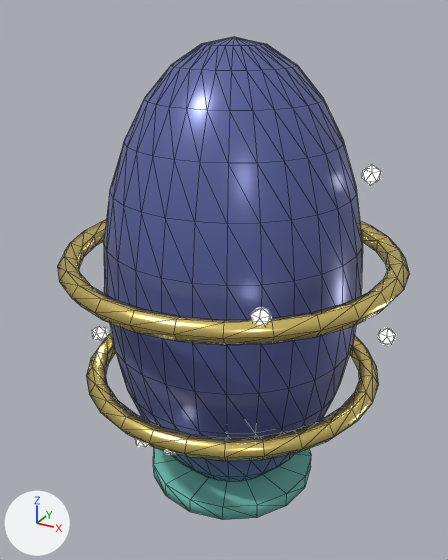
What one commit did to the glTF model public/assets/models/eggs/egg_deepsea_09.glb.
Both versions are drawn from a 50 mm lens placed at (0.654, -1.233, 1.177), pointed at (-0.019, -0.01, 0.565). Arrows for +X, +Y and +Z are at lower left; the lights stay in place. The first picture is the older version. Mesh edges are drawn as thin lines. Vertices at exactly the same position are counted once.

Names of what the first picture shows: 'ball'.
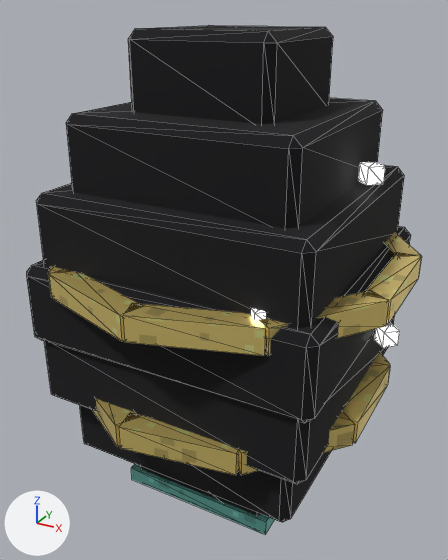
Boxes [x1, y1, x2, y2] around the edits, measured in the pictures (448 x 560 px):
```json
{"object": "ball", "change": "surface changed, reshaped, moved, rescaled", "before": [57, 37, 410, 520], "after": [27, 25, 421, 534], "on screen": "12% wider"}
{"part": 1, "of": "me_ball", "change": "added", "after": [339, 362, 390, 443], "on screen": "yellow"}
{"part": 2, "of": "me_ball", "change": "added", "after": [363, 252, 421, 325], "on screen": "yellow"}
{"part": 3, "of": "me_ball", "change": "added", "after": [131, 464, 275, 534], "on screen": "cyan"}
{"part": 4, "of": "me_ball", "change": "rebuilt", "before": [104, 37, 363, 482], "after": [128, 25, 333, 124]}
{"part": 5, "of": "me_ball", "change": "deleted", "before": [57, 165, 410, 520]}
{"part": 6, "of": "me_ball", "change": "added", "after": [27, 98, 421, 522]}
```

Edits to the scene script, one JSON object a line:
```json
{"op": "add", "block": "img_px3", "code": ["img_px3 = load_image('px3', '_unpacked/px3', 16, 16, 'sRGB')"]}
{"op": "remove", "block": "mat_m3", "code": "mat_m3.base_color = (1.0, 0.78, 0.25)  # yellow #ffe589"}
{"op": "add", "block": "mat_m3", "code": "mat_m3.texture = img_px3"}
{"op": "set", "path": "mat_m3.metallic", "old": "1.0", "new": "0.7"}
{"op": "set", "path": "mat_m3.roughness", "old": "0.25", "new": "0.35"}
{"op": "add", "block": "mat_outline_ink", "code": ["mat_outline_ink = principled_material('Outline_Ink')", "mat_outline_ink.base_color = (0.004, 0.004, 0.006)  # black #0d0d12", "mat_outline_ink.roughness = 1.0"]}
{"block": "me_ball", "where": "# used by ob_ball; location = (0.0, 0.0, 0.0)"}
{"op": "remove", "block": "me_ball", "code": "me_ball.from_pydata(...)  # 800 vertices, 1552 faces; spans x -0.411..0.411, y -0.411..0.411, z 0.0..1.12"}
{"op": "add", "block": "me_ball", "code": "me_ball.from_pydata(...)  # 576 vertices, 976 faces; spans x -0.721..0.721, y -0.756..0.756, z -1.0..1.0"}
{"block": "me_ball", "change": "me_ball part 1: a new loose piece, a box spanning x 0.557..0.653, y -0.228..0.228, z -0.449..-0.353, in mat_m3 (picture img_px3)"}
{"block": "me_ball", "change": "me_ball part 2: a new loose piece, a box spanning x 0.625..0.721, y -0.228..0.228, z 0.074..0.17, in mat_m3 (picture img_px3)"}
{"block": "me_ball", "change": "me_ball part 3: a new loose piece, a box spanning x -0.345..0.345, y -0.345..0.345, z -0.958..-0.888, in mat_m6 (picture img_px6)"}
{"block": "me_ball", "change": "me_ball part 4: the loose piece of 366 vertices spanning x -0.31..0.31, y -0.31..0.31, z 0.0..1.12 is rebuilt with 24 vertices and now spans x -0.287..0.287, y -0.287..0.287, z 0.672..1.0, in mat_outline_ink (black #0d0d12)"}
{"block": "me_ball", "change": "me_ball part 5: 13 loose pieces with 434 vertices, spanning x -0.411..0.411, y -0.411..0.411, z 0.01..0.879, are deleted"}
{"block": "me_ball", "change": "me_ball part 6: 520 vertices added at x -0.717..0.717, y -0.756..0.756, z -1.0..0.981"}
{"block": "me_ball", "change": "other edits to the shape of me_ball do not show in these pictures"}
{"op": "add", "block": "me_ball", "code": "me_ball.materials.append(mat_outline_ink)  # black #0d0d12"}
{"op": "set", "path": "ob_ball.location", "old": "(0.0, 0.0, 0.0)", "new": "(0.0, 0.0, 0.563)"}
{"op": "set", "path": "ob_ball.scale", "old": "(1.0, 1.0, 1.0)", "new": "(0.574, 0.574, 0.574)"}
```
